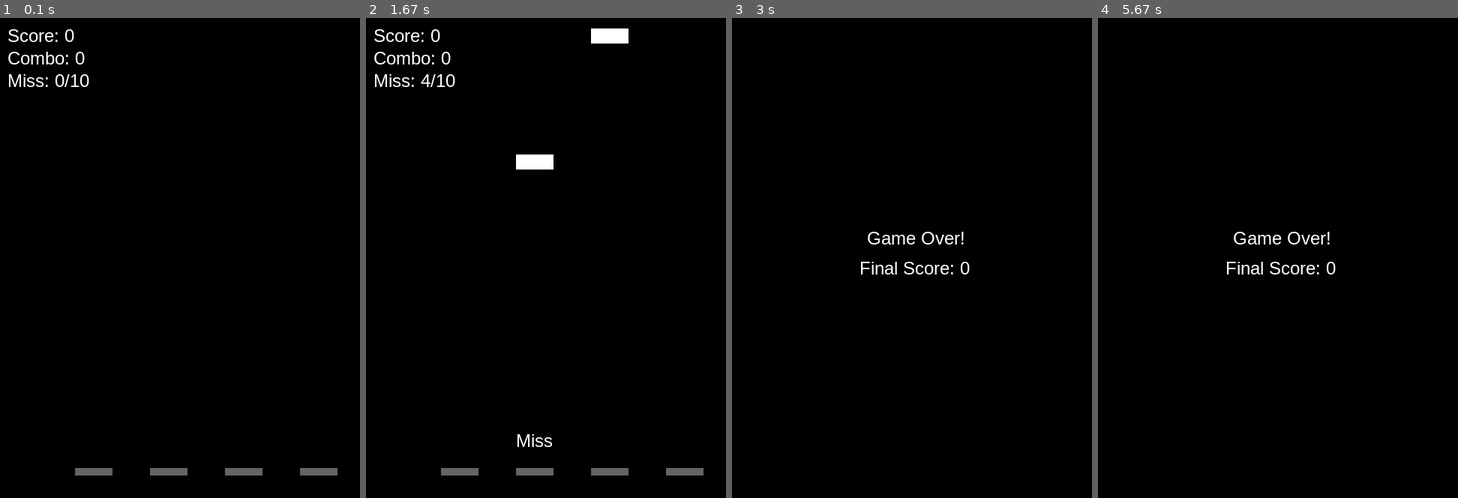
Above: before the commit, frames 1-4 (left to right).
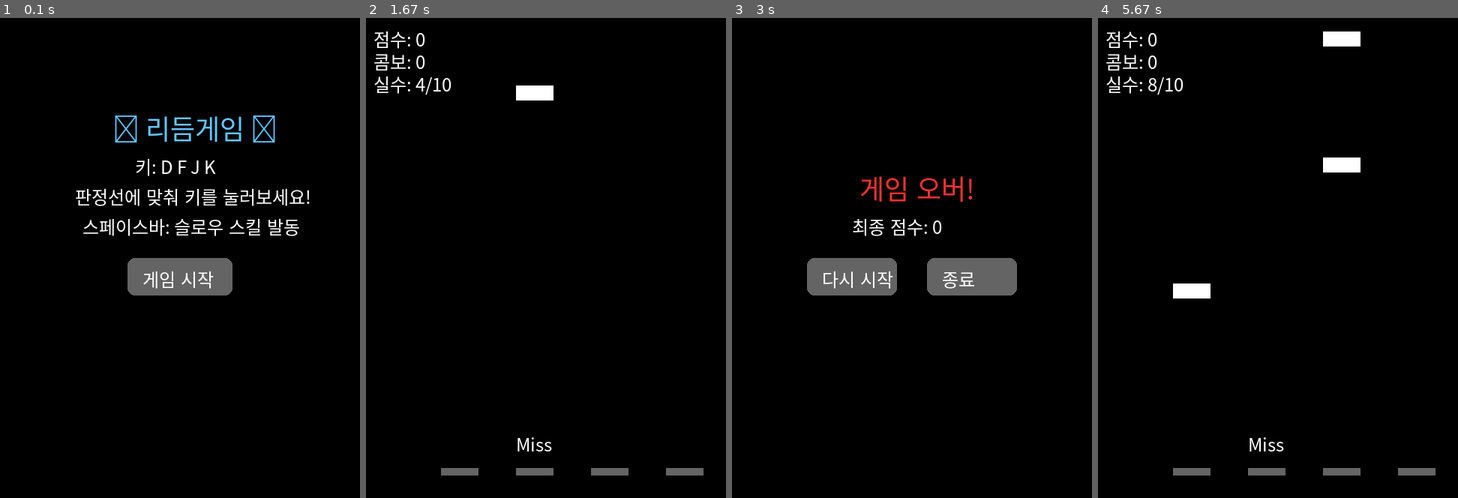
Above: after the commit, the same moments.

Repository: h-0y28/legend-pygame
Game: pygame game, started from leedem.py
Same seed, same stepped clock (60 frames per second), same inputs: the game is played once before the commit and once after it.
Inputs (mouse positions are in pixels of both pictures, inside the frame that each line leads up to):
- Up to frame 1 (0.1 s): no input
- Up to frame 2 (1.67 s): click (531, 282) at 0.38 s; tap F at 0.67, 1.07, 1.37, 1.57 s
- Up to frame 3 (3 s): tap F at 1.9, 2.2, 2.4, 2.7, 2.97 s; tap K at 1.98 s
- Up to frame 4 (5.67 s): click (1216, 277) at 3.28 s, where only the run after the commit has a clickable "다시 시작"; tap F at 3.63, 3.93, 4.07, 4.47, 4.77, 5.13, 5.53 s; tap K at 4.55 s

The runs differ from the first frame. In frame 1, 6.0% of the frame differs, in the area x 2-94%, y 2-96%; in frame 2, 2.1%; in frame 3, 4.9%; in frame 4, 2.9%.

Commit message:
style:  ui 개선 및 게임 진행, 종료 화면 추가

Diff:
--- a/leedem.py
+++ b/leedem.py
@@ -8,11 +8,16 @@
 screen = pygame.display.set_mode((WIDTH, HEIGHT))
 pygame.display.set_caption("리듬게임")
 clock = pygame.time.Clock()
-FONT = pygame.font.SysFont("arial", 24)
+FONT = pygame.font.Font(pygame.font.match_font('NanumGothic'), 24)
+BIG_FONT = pygame.font.Font(pygame.font.match_font('NanumGothic'), 36)
 
 # 색상
 WHITE = (255, 255, 255)
 BLACK = (0, 0, 0)
+GRAY = (100, 100, 100)
+GREEN = (0, 255, 0)
+RED = (255, 50, 50)
+BLUE = (100, 200, 255)
 
 # 게임 변수
 lines = [100, 200, 300, 400]
@@ -22,16 +27,21 @@
 miss_count = 0
 judgement_text = ""
 notes = []
-
-# 스킬 카드 변수
+game_active = False
+
+# 스킬 변수
 skill_ready = False
 skill_active = False
 skill_timer = 0
 
 # 시간 기반 속도 증가 변수
 start_time = pygame.time.get_ticks()
-speed_increase_interval = 10000  # 10초마다
+speed_increase_interval = 10000
 max_speed = 10
+
+# 노트 생성 변수
+note_interval = 700
+NEW_NOTE = pygame.USEREVENT + 1
 
 key_mapping = {
     pygame.K_d: 0,
@@ -53,9 +63,6 @@
     def draw(self):
         pygame.draw.rect(screen, WHITE, (self.x, self.y, 50, 20))
 
-# 블럭 생성 이벤트
-NEW_NOTE = pygame.USEREVENT + 1
-pygame.time.set_timer(NEW_NOTE, 700)
 
 # 판정 함수
 def get_judgement(note_y):
@@ -67,33 +74,95 @@
         return "Miss", 0
 
 # 텍스트 출력 함수
-def draw_text(text, x, y):
-    img = FONT.render(text, True, WHITE)
+def draw_text(text, x, y, color=WHITE, font=FONT):
+    img = font.render(text, True, color)
     screen.blit(img, (x, y))
+
+
+def draw_button(text, x, y, w, h):
+    pygame.draw.rect(screen, GRAY, (x, y, w, h), border_radius=10)
+    draw_text(text, x + 20, y + 10)
 
 # 판정선
 def draw_judgeline():
     for x in lines:
-        pygame.draw.rect(screen, (100, 100, 100), (x, 600, 50, 10))
+        pygame.draw.rect(screen, GRAY, (x, 600, 50, 10))
+
+
+def reset_game():
+    global notes, score, combo, miss_count, judgement_text, skill_ready, skill_active, note_speed
+    notes.clear()
+    score = 0
+    combo = 0
+    miss_count = 0
+    judgement_text = ""
+    skill_ready = False
+    skill_active = False
+    note_speed = 4
+    pygame.time.set_timer(NEW_NOTE, note_interval)
+
+
+def start_screen():
+    while True:
+        screen.fill(BLACK)
+        draw_text("🎵 리듬게임 🎵", 150, 120, BLUE, BIG_FONT)
+        draw_text("키: D F J K", 180, 180)
+        draw_text("판정선에 맞춰 키를 눌러보세요!", 100, 220)
+        draw_text("스페이스바: 슬로우 스킬 발동", 110, 260)
+        draw_button("게임 시작", 170, 320, 140, 50)
+        pygame.display.flip()
+
+        for event in pygame.event.get():
+            if event.type == pygame.QUIT:
+                pygame.quit(); sys.exit()
+            if event.type == pygame.MOUSEBUTTONDOWN:
+                if 170 <= event.pos[0] <= 310 and 320 <= event.pos[1] <= 370:
+                    return
+
+
+def game_over_screen():
+    while True:
+        screen.fill(BLACK)
+        draw_text("게임 오버!", 170, 200, RED, BIG_FONT)
+        draw_text(f"최종 점수: {score}", 160, 260, WHITE)
+        draw_button("다시 시작", 100, 320, 120, 50)
+        draw_button("종료", 260, 320, 120, 50)
+        pygame.display.flip()
+
+        for event in pygame.event.get():
+            if event.type == pygame.QUIT:
+                pygame.quit(); sys.exit()
+            if event.type == pygame.MOUSEBUTTONDOWN:
+                x, y = event.pos
+                if 100 <= x <= 220 and 320 <= y <= 370:
+                    return True
+                elif 260 <= x <= 380 and 320 <= y <= 370:
+                    pygame.quit(); sys.exit()
+
+
+# 시작 화면
+start_screen()
+reset_game()
+pygame.time.set_timer(NEW_NOTE, note_interval)
+start_time = pygame.time.get_ticks()
+game_active = True
 
 # 게임 루프
-running = True
-while running:
+while game_active:
     screen.fill(BLACK)
     draw_judgeline()
 
-    # 시간에 따른 블럭 속도 증가
+    # 시간에 따른 노트 속도 증가
     elapsed_time = pygame.time.get_ticks() - start_time
     if elapsed_time // speed_increase_interval > (note_speed - 4) and note_speed < max_speed and not skill_active:
         note_speed += 0.5
 
     for event in pygame.event.get():
         if event.type == pygame.QUIT:
-            running = False
-
-        if event.type == NEW_NOTE:
-            new_note = Note(random.randint(0, 3))
-            notes.append(new_note)
+            game_active = False
+
+        if event.type == NEW_NOTE and not skill_active:
+            notes.append(Note(random.randint(0, 3)))
 
         if event.type == pygame.KEYDOWN:
             if event.key in key_mapping:
@@ -119,7 +188,7 @@
                 skill_active = True
                 skill_ready = False
                 skill_timer = pygame.time.get_ticks()
-                note_speed /= 2  # 슬로우 모션
+                note_speed /= 2
 
     # 블럭 업데이트 및 화면 출력
     for note in notes[:]:
@@ -138,22 +207,18 @@
 
     # 게임 오버 조건
     if miss_count >= 10:
-        screen.fill(BLACK)
-        draw_text("Game Over!", 180, 280)
-        draw_text(f"Final Score: {score}", 170, 320)
-        pygame.display.flip()
-        pygame.time.delay(3000)
-        running = False
-
-    # UI 출력
-    draw_text(f"Score: {score}", 10, 10)
-    draw_text(f"Combo: {combo}", 10, 40)
-    draw_text(f"Miss: {miss_count}/10", 10, 70)
+        game_active = game_over_screen()
+        reset_game()
+        start_time = pygame.time.get_ticks()
+
+    draw_text(f"점수: {score}", 10, 10)
+    draw_text(f"콤보: {combo}", 10, 40)
+    draw_text(f"실수: {miss_count}/10", 10, 70)
     draw_text(f"{judgement_text}", 200, 550)
     if skill_ready:
-        draw_text("Skill Ready! (Press SPACE)", 120, 100)
+        draw_text("스킬 사용 가능 (SPACE)", 120, 100)
     elif skill_active:
-        draw_text("Skill Active!", 160, 100)
+        draw_text("슬로우 스킬 발동 중!", 140, 100)
 
     pygame.display.flip()
     clock.tick(60)
